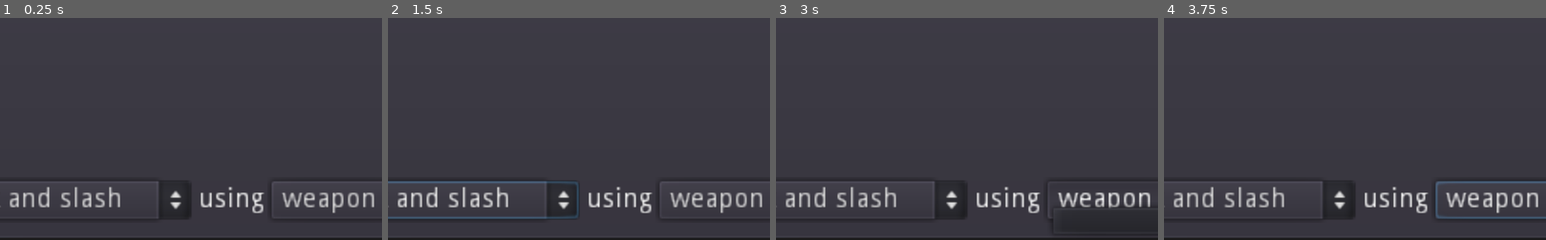
Above: before the commit, frames 1-4 (left to right).
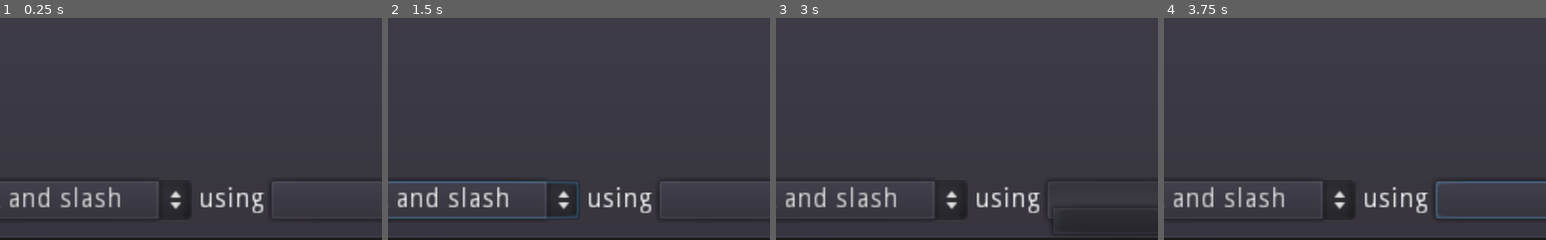
Above: after the commit, the same moments.

Repository: dyerjos/Secret-Santa-2021
Game: Godot game, scene res://Gameplay.tscn
The game is run twice, just before and just after one commit, with the same random seed, the same clock (stepped at 60 frames per second) and the same inputs. This scene is started directly instead of the project's main scene.
Inputs (mouse positions are % of the whole screen's width and height, from its top left):
- Up to frame 1 (0.25 s): no input
- Up to frame 2 (1.5 s): click "hack and slash" at 0.5 s; click "ok" at 1.25 s
- Up to frame 3 (3 s): click "ok" at 2 s; click (55, 91) at 2.75 s
- Up to frame 4 (3.75 s): click "ankheg [Enemy]" at 3.5 s
The pictures show only the part of the screen within x 10-60%, y 50-100%; the shares and areas given below are measured in that part.

The runs differ from the first frame. In frame 1, 1.0% of the frame differs, in the area x 73-98%, y 78-88%; in frame 2, 1.0%; in frame 3, 1.0%; in frame 4, 1.0%.
Error before the commit: Invalid operands 'String' and 'int' in operator '>='. (res://global/Utilities.gd:40)
Error after the commit: Invalid get index '0' (on base: 'Array'). (res://Gameplay.gd:94)

Commit message:
fixed hacknslash, added new signal

Diff:
--- a/Gameplay.gd
+++ b/Gameplay.gd
@@ -37,6 +37,7 @@
 #var selected_spell = {}  #using selected_weapon instead
 var selected_targets = []
 var possible_targets = []
+var availabile_weapons = []
 var dead_list = []
 #* ----- player tab var ---------
 #* ----- inventory tab var ---------
@@ -47,18 +48,15 @@
 	if CharacterSheet.debug_mode == true:
 		Enemies.generate_monsters(Locations.A1_S1_cave)
 		update_context("In Battle", true, false)
-	set_defaults()
 	populate_move_options()
+	popluate_weapon_options()
 	populate_target_options()
 	populate_inventory_list()
 	populate_player_tab()
 	populate_location_tab()
-
 	connect_signals()
 	SaveSystem.save_and_encrypt_game()
 
-func set_defaults():
-	print("setting defaults")
 
 func populate_move_options():
 	var available_moves = Moves.get_valid_moves()
@@ -69,25 +67,32 @@
 
 func popluate_weapon_options():
 	print("populate_weapon_options hit")
-	weapon_options.clear()
+	if availabile_weapons:
+		availabile_weapons.clear()
+	if weapon_options:
+		weapon_options.clear()
 	match selected_move["name"]:
 		"volley":
 			for item in CharacterSheet.player_inventory:
 				if item.has("is_weapon") and item["is_weapon"] == true and item.has("range_tags") and item["range_tags"].has("close") == false and item["range_tags"].has("hand") == false:
+					availabile_weapons.append(item)
 					weapon_options.add_item(item["name"])
 		"hack and slash":
 			for item in CharacterSheet.player_inventory:
 				if item.has("is_weapon") and item["is_weapon"] == true and item.has("range_tags") and (item["range_tags"].has("close") == true or item["range_tags"].has("hand") == true):
+					availabile_weapons.append(item)
 					weapon_options.add_item(item["name"])
 		"cast spell":
 			print("poplulating weapon options")
 			for spell in CharacterSheet.prepared_spells:
+				availabile_weapons.append(spell)
 				weapon_options.add_item(spell["name"])
 				print("spell added to spell options: %s" % spell["name"])
 			print("weapon_options list size: %s" % weapon_options.get_item_count())
 		_:
 			print("unknown: selected %s" % selected_move)
-	selected_weapon = weapon_options[0]  #* setting default
+	selected_weapon = availabile_weapons[0]
+
 func populate_target_options():
 		var enemies = CharacterSheet.battle_targets
 		var friends = CharacterSheet.friendly_targets
@@ -95,7 +100,7 @@
 		possible_targets = enemies + friends + you
 		for target in possible_targets:
 			target_options.add_item(target["name"] + " " + target["friend_foe"])
-		selected_targets = possible_targets[0] #* setting default
+		selected_targets = [possible_targets[0]] #* setting default
 
 		#* other way:
 		# for target in enemies:
@@ -142,7 +147,9 @@
 		# ----common----
 		"hack and slash":
 			# targets, reckless=false, player_weapon_used=null
-			selected_move["execute"].call_func()
+			var reckless = false
+			assert(selected_targets != null)
+			selected_move["execute"].call_func(selected_targets, reckless, selected_weapon)
 		"volley":
 			# target, player_weapon_used, fail_opt
 			selected_move["execute"].call_func()
@@ -228,6 +235,9 @@
 func _on_target_died(target_name):
 	print("received signal that target died")
 	print(target_name)
+
+func _on_player_died():
+	print("received signal that player died")
 
 func _on_MoveOption_item_selected(index):
 	selected_move = CharacterSheet.available_moves[index]
@@ -313,10 +323,11 @@
 			print("move %s is not yet implemented for submit move button action." % selected_move["name"])
 
 func _on_Target_item_selected(index):
-	selected_targets = possible_targets[index]
+	selected_targets = [possible_targets[index]]
 
 func connect_signals():
 	Signals.connect("target_died", self, "_on_target_died")
+	Signals.connect("player_died", self, "_on_player_died")
 
 #* ---------- Player Tab -------------------------
 #* ---------- Location Tab -------------------------
--- a/Gameplay.tscn
+++ b/Gameplay.tscn
@@ -84,6 +84,7 @@
 margin_right = 135.0
 margin_bottom = 20.0
 rect_min_size = Vector2( 135, 0 )
+toggle_mode = false
 text = "move"
 clip_text = true
 
--- a/global/Moves.gd
+++ b/global/Moves.gd
@@ -6,9 +6,10 @@
 #* ------COMMON MOVES------------------------------------------------
 
 #NOTE: deal_damage(number, base_damage, target_armor, damage_bonuses, attack_tag)
-func hack_and_slash_fn(targets, reckless=false, player_weapon_used=null):
-	assert(player_weapon_used["needs_reloaded"] == false)
+func hack_and_slash_fn(targets, reckless, player_weapon_used):
+#	assert(player_weapon_used["needs_reloaded"] == false)
 	#TODO: test- what happens when player_weapon_used is null?
+	assert(targets != null)
 	print("calling move!")
 	var stat_for_attack = ""
 	if "precise" in player_weapon_used["weapon_tags"]:
@@ -19,18 +20,20 @@
 	match roll_result:
 		"success":
 			for target in targets:
-				print("target: %s" % target)
 				damage_to_npc(1, CharacterSheet.class_base_damage, target, stat_for_attack, player_weapon_used)
 				if reckless:
 					print("reckless also")
 					damage_to_npc(1, 6, target, stat_for_attack, player_weapon_used)
 			if reckless:
+#				print("target: %s" % targets)
 				damage_to_player(targets)
 		"partial":
 			for target in targets:
 				damage_to_npc(1, CharacterSheet.class_base_damage, target, stat_for_attack, player_weapon_used)
+#			print("target: %s" % targets)
 			damage_to_player(targets)
 		"fail":
+#			print("target: %s" % targets)
 			CharacterSheet.player_exp += 1
 			print("GM says what happens")
 			#TODO: add something extra here?
@@ -49,7 +52,7 @@
 	var roll_result = Utilities.roll_dice_for_success(stat_for_attack)
 	match roll_result:
 		"success":
-			print("target: %s" % target)
+#			print("target: %s" % target)
 			damage_to_npc(1, CharacterSheet.class_base_damage, target, stat_for_attack, player_weapon_used)
 		"partial":
 			match fail_opt:
@@ -544,6 +547,8 @@
 	else:
 		damage["net_damage"] -= spell_defense_fn() #TODO: this should be a player's choice and not automatic
 		CharacterSheet.player_hitpoints -= damage["net_damage"]
+		if CharacterSheet.player_hitpoints <= 0:
+			Signals.emit_signal("player_died")
 		#TODO: notify player whenever they take damage?
 	if damage["messy"] == true:
 		print("do damage to building, area, or person (missing arm?)")
--- a/global/Utilities.gd
+++ b/global/Utilities.gd
@@ -11,10 +11,13 @@
 	var result_after_modifier = dice_result + modifier + CharacterSheet.ongoing_moves_modifier()
 	print("result after modifier: %s" % result_after_modifier)
 	if result_after_modifier >= 10:
+		print("success")
 		return "success"
-	elif result_after_modifier >= 7 or result_after_modifier <= 9:
+	elif result_after_modifier == 7 or result_after_modifier == 8 or result_after_modifier == 9:
+		print("partial")
 		return "partial"
 	else:
+		print("fail")
 		return "fail"
 
 func roll_dice_for_total(number_of_dice, sides_of_dice):
@@ -110,7 +113,9 @@
 
 	var total_damage = roll_dice_for_total(number, base_damage) + damage_bonuses
 	var net_damage = total_damage - target_armor + tag_damage_bonus
+	print("net_damage: %s" % net_damage)
 	if net_damage < 0:
+		print("0 damage applied due to negative value")
 		return {
 			"net_damage": 0, "stun": stun, "forceful" : forceful, "messy": messy, "needs_reloaded": needs_reloaded
 		}
--- a/global/WizardSpells.gd
+++ b/global/WizardSpells.gd
@@ -92,10 +92,11 @@
 	"execute" : funcref(self, "detect_magic_fn")
 }
 
-func magic_missile_fn(target):
+func magic_missile_fn(targets):
 	print("magic missile called")
-	var damage = Utilities.deal_damage(2, 4, target["armor"], 0, [])
-	Moves.process_damage_to_npc(damage, target, {})
+	for target in targets:
+		var damage = Utilities.deal_damage(2, 4, target["armor"], 0, [])
+		Moves.process_damage_to_npc(damage, target, {})
 var  magic_missile = {
 	"name" : "magic missile",
 	"level" : 1,
